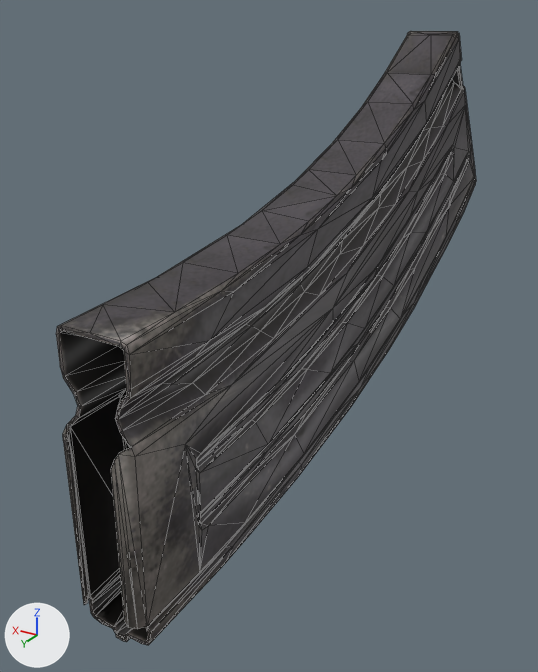
Two versions of the FBX model HFO/Contents/mods/HayesFirearmsExtension/media/models_X/weapons/parts/Mag3006ExtLg.fbx, one commit apart.
Before and after are seen from a 50 mm lens placed at (-0.000603, 0.000856, 0.001711), pointed at (0.000089, -0.000296, 0.001135). The axes (+X, +Y, +Z) are drawn at lower left. The lights are the same throughout. Mesh edges are drawn as thin lines. Where no turn or scale is listed for an object, it has been applied to the vertices.

The scene before the commit, as lines of its bpy script (objects in view):
```python
me_mag3006extlg = bpy.data.meshes.new('Mag3006ExtLg')
me_mag3006extlg.from_pydata(...)  # 886 vertices, 1655 faces; spans x -0.000059..0.000059, y -0.001139..0.000292, z 0.000884..0.00168
me_mag3006extlg.materials.append(mat_mag3006extlg)  # picture img_mag3006extlg_png
ob_mag3006extlg = bpy.data.objects.new('Mag3006ExtLg', me_mag3006extlg)
ob_mag3006extlg.location = (0.0, 0.0, 0.0)
```
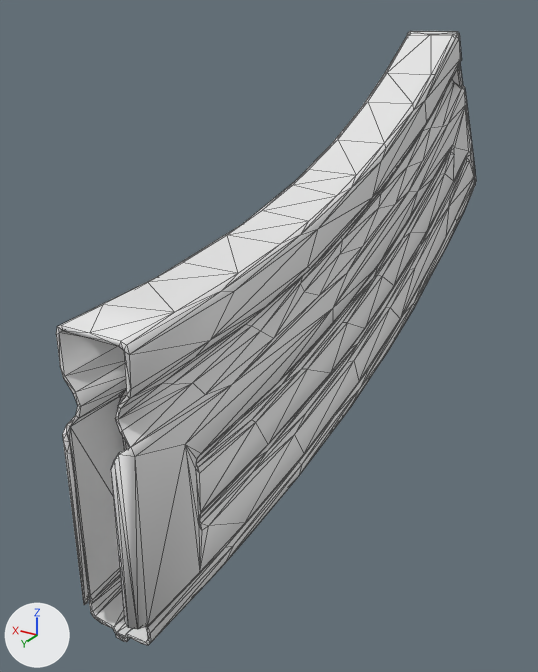
Boxes [x1, y1, x2, y2] around the edits, measured in the pictures (538 x 672 px; the box of a moved part takes in the faces that stretch with it):
part 1 of me_mag3006extlg, moved or reshaped: [57, 40, 476, 641] in both
part 2 of me_mag3006extlg, recoloured: [56, 31, 475, 645] in both

Edits to the bpy script that builds the scene:
```text
Change me_mag3006extlg:
    used by ob_mag3006extlg; location = (0.0, 0.0, 0.0)
    remove me_mag3006extlg.from_pydata(...)  # 886 vertices, 1655 faces; spans x -0.000059..0.000059, y -0.001139..0.000292, z 0.000884..0.00168
    add me_mag3006extlg.from_pydata(...)  # 885 vertices, 1654 faces; spans x -0.000059..0.000059, y -0.001139..0.000292, z 0.000884..0.00168
    me_mag3006extlg part 1
    1 vertex is removed from x -0.000052, y -0.000854, z 0.001673
    160 faces are deleted
    159 new faces join them
    me_mag3006extlg part 2: 1495 faces spanning x -0.000059..0.000059, y -0.001139..0.000292, z 0.000884..0.00168 switch from mat_mag3006extlg (picture img_mag3006extlg_png) to no material
```
